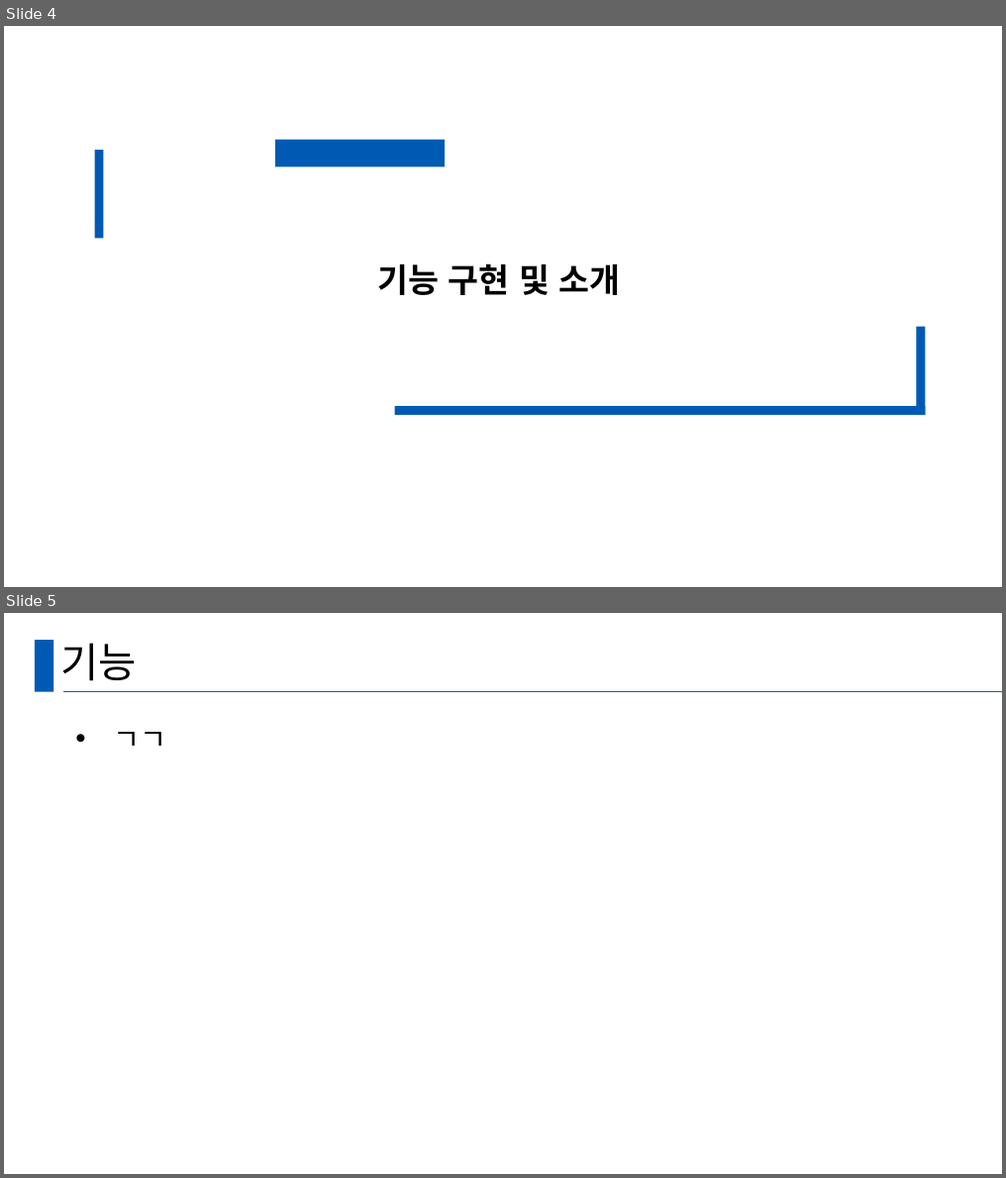
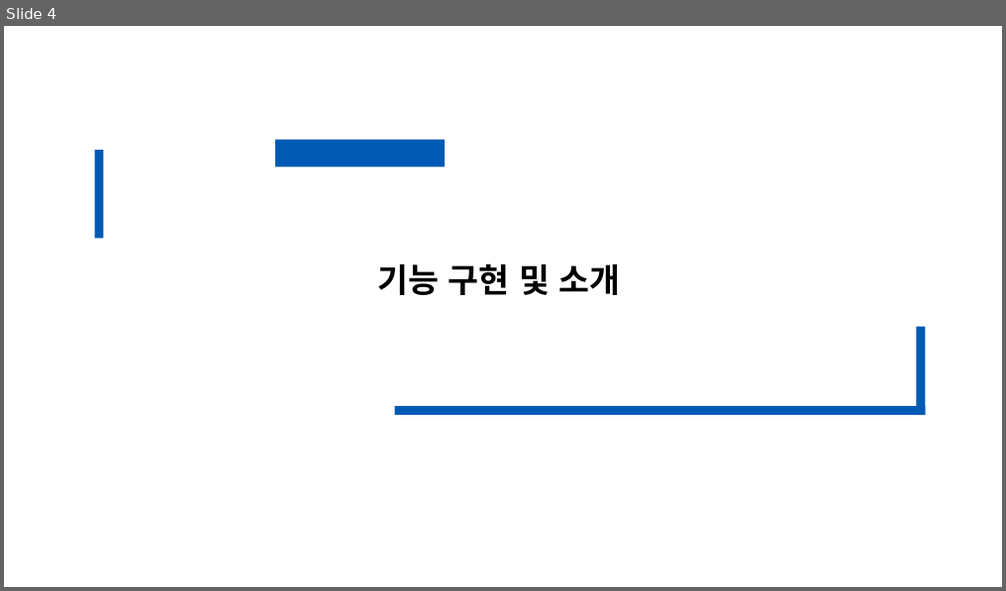
Before and after one commit to seungjun611/CRA_TeamProject_SSD, a slide deck: TeamProjectPPT.pptx. Shown one above the other, each under a label of ours: slides 4 and 5 before the commit, slide 4 after it. The pictures are 1006x1178 and 1006x591 pixels, drawn with LibreOffice and Linux fonts; fonts in the diff are those of the drawing. Boxes give left, top, right and bottom in pixels: in the first picture for what was removed or moved away, otherwise in the second. Text is boxed around its words. In the diff, an @@ line names an element or a change of style, - is before the commit and + after.

```diff
--- a/TeamProjectPPT.pptx
+++ b/TeamProjectPPT.pptx
@@ slide 5 removed at [4,613,1002,1174], background #FFFFFF @@
@@ rectangle removed at [35,640,54,691] @@
@@ title removed at [61,643,138,681] @@
-기능
@@ line removed from (63, 691) to (1002, 691) @@
@@ text removed at [113,732,166,746] @@
-• ㄱㄱ
```
Also in this commit, not shown: 14 slides added, 2 other slides removed.
